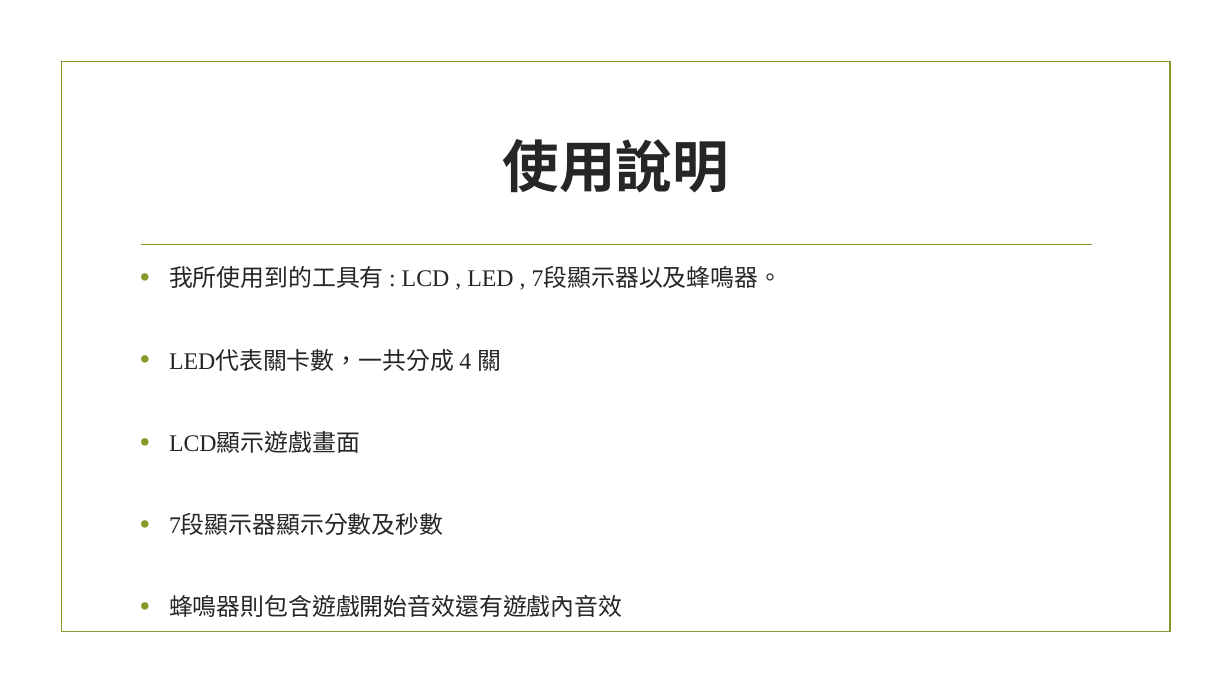
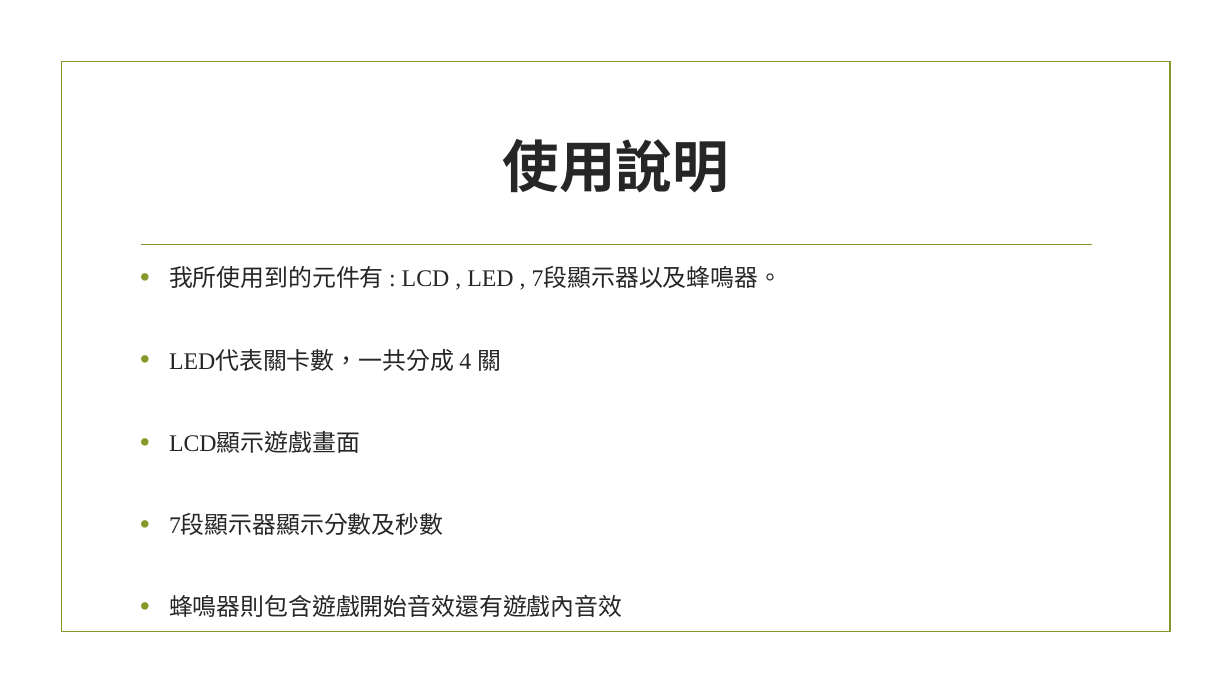
Before and after one commit to HuangYuFanJoe/MCU_project, a slide deck: slide 2 of MCU_project.pptx. Drawn at 1232x693 pixels with LibreOffice and Linux fonts; fonts in the diff are those of the drawing; background and template pictures are left out. Boxes give left, top, right and bottom in pixels: in the first picture for what was removed or moved away, otherwise in the second. Text is boxed around its words. In the diff, an @@ line names an element or a change of style, - is before the commit and + after.

```diff
--- a/MCU_project.pptx
+++ b/MCU_project.pptx
@@ text at box(169, 266, 783, 288): text changed @@
-• 我所使用到的工具有 : LCD , LED , 7段顯示器以及蜂鳴器。
+• 我所使用到的元件有 : LCD , LED , 7段顯示器以及蜂鳴器。
```
Also in this commit, not shown: 1 other slide changed.
